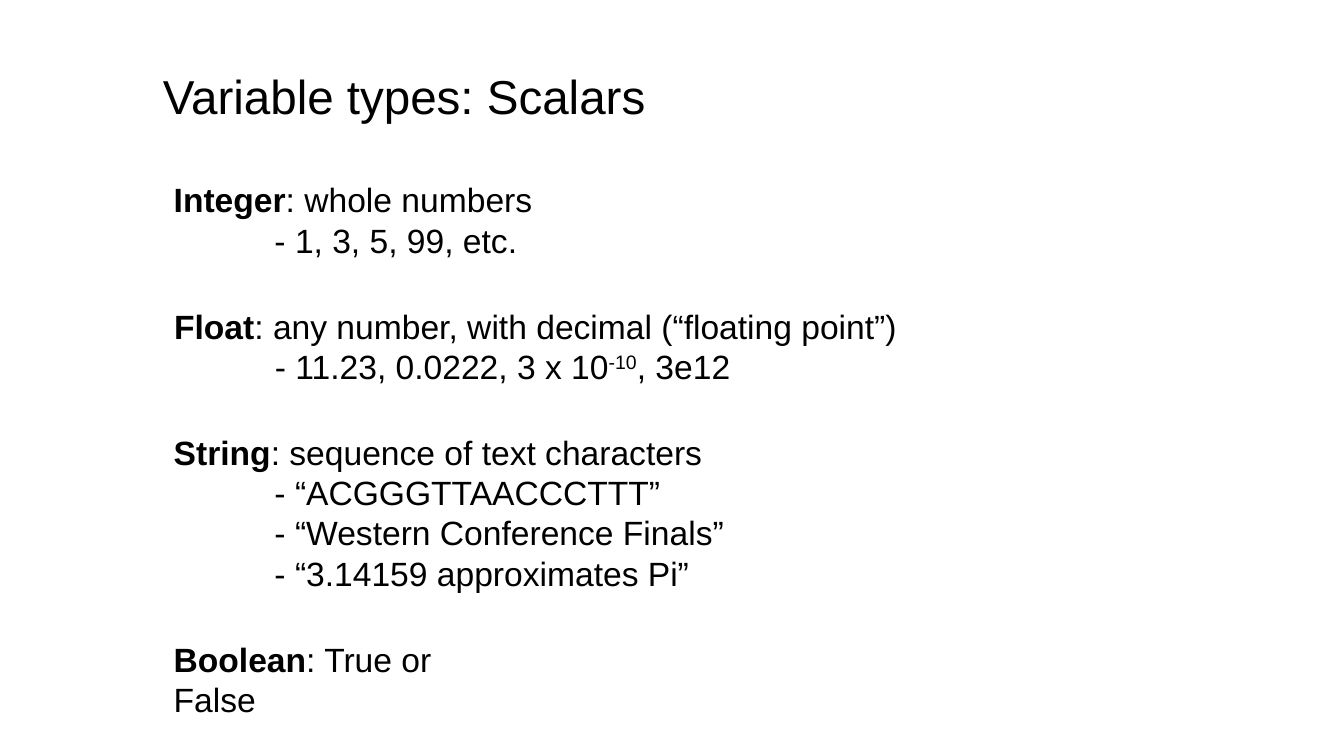
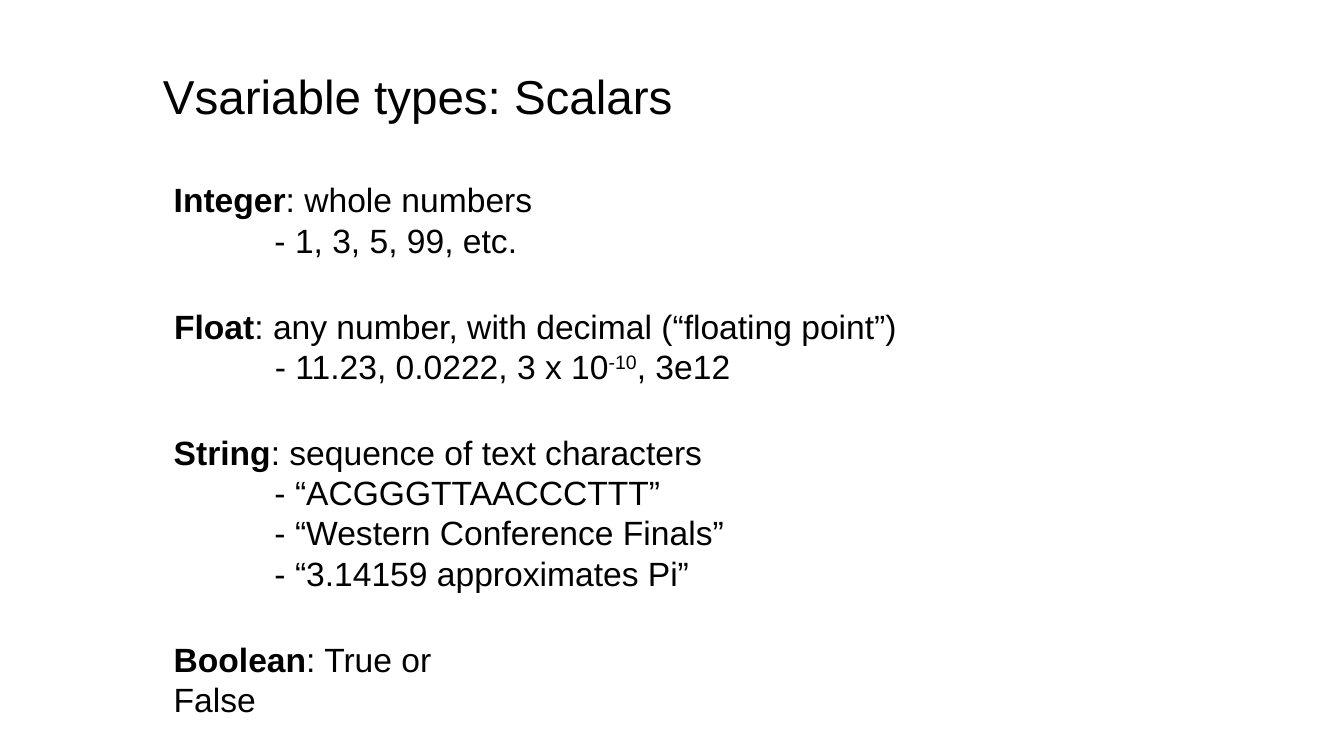
Before and after one commit to tparchman/F25_BIOL792, a slide deck: slide 12 of week5/week5_chap7_python_first_steps.pptx (slide 11 before the commit). Drawn at 1344x756 pixels with LibreOffice and Linux fonts; fonts in the diff are those of the drawing. Boxes give left, top, right and bottom in pixels: in the first picture for what was removed or moved away, otherwise in the second. Text is boxed around its words. In the diff, an @@ line names an element or a change of style, - is before the commit and + after.

```diff
--- a/week5/week5_chap7_python_first_steps.pptx
+++ b/week5/week5_chap7_python_first_steps.pptx
@@ text at [163, 79, 672, 123]: text changed @@
-Variable types: Scalars
+Vsariable types: Scalars
```
Also in this commit, not shown: 1 other slide changed, 1 slide added, 1 other file.
